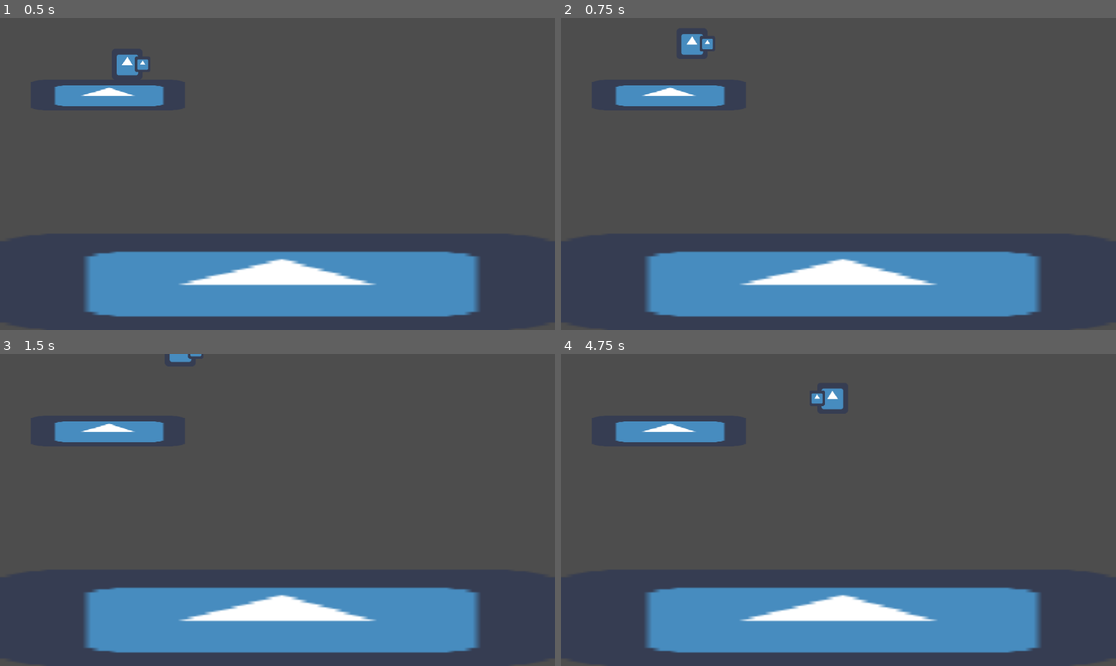
Above: before the commit, frames 1-4 (two rows, left to right).
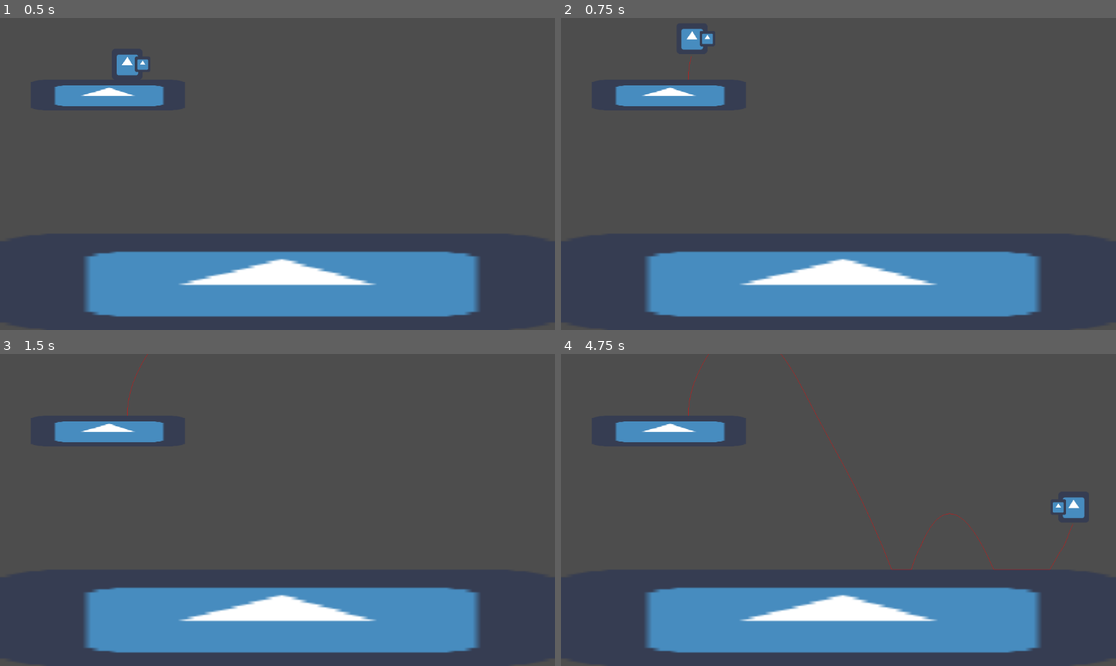
Above: after the commit, the same moments.

Repository: Gatlink/GodotPlugin
Game: Godot game, scene res://Platformer2DController/platformer2D_controller_test.tscn
Same seed, same stepped clock (60 frames per second), same inputs: the game is played once before the commit and once after it. The project has no main scene, so this scene is started directly. The engine's default icon, where the game draws it, is replaced by a stand-in: a white triangle on a blue panel in a dark square.
Inputs:
- Up to frame 1 (0.5 s): no input
- Up to frame 2 (0.75 s): tap Enter (ui_accept) at 0.5 s; hold D (right) from 0.53 s (still down); hold Space (jump) from 0.53 s (still down)
- Up to frame 3 (1.5 s): keep holding D (right); release Space (jump) at 1.28 s; tap Space (jump) at 1.35 s
- Up to frame 4 (4.75 s): tap Space (jump) at 1.52, 1.82, 2.85, 3.02, 3.32, 4.35, 4.52 s; release D (right) at 2.03 s; hold A (left) 2.03-2.78 s; hold Space (jump) 2.03-2.78 s; hold D (right) 2.78-4.28 s; hold Space (jump) 3.53-4.28 s; hold A (left) from 4.28 s (still down)

Frame 1 is identical in both runs. In frame 2, 0.3% of the frame differs, in the area x 21-28%, y 3-20%; in frame 3, 0.1%; in frame 4, 0.9%, in the area x 22-95%, y 0-70%.

Commit message:
Debug player trajectory, better max speed while moving, better jump

Diff:
--- a/Platformer2DController/States/jump.gd
+++ b/Platformer2DController/States/jump.gd
@@ -2,8 +2,8 @@
 extends PlayerMove
 
 
-## Jumping speed, in pixel / s
-@export var jumping_speed: float = -512.0
+## Maximum height of the jump, in pixels
+@export var max_height: float = 128.0
 
 ## Minimum time spent jumping, in seconds
 @export var min_time: float = 0
@@ -25,7 +25,7 @@
 	super(delta)
 
 	timer += delta
-	player.velocity.y = jumping_speed
+	player.velocity.y = -max_height / max_time
 
 	if not timer < min_time and (not Input.is_action_pressed("jump") or timer >= max_time):
 		transition_to("Air")
--- a/Platformer2DController/States/move.gd
+++ b/Platformer2DController/States/move.gd
@@ -29,7 +29,11 @@
 			player.velocity.x *= -1
 		else:
 			player.velocity.x += h_dir * max_speed / acceleration * delta * (turn_factor if is_turning else 1.0)
-		player.velocity.x = clamp(player.velocity.x, -max_speed, max_speed)
+
+		# player.velocity.x = clamp(player.velocity.x, -max_speed, max_speed)
+		if abs(player.velocity.x) > max_speed:
+			player.velocity.x += -sign(player.velocity.x) * max_speed / deceleration * delta
+
 		player.dir = h_dir
 	# DECELERATION
 	elif player.velocity.x != 0:
--- a/Platformer2DController/platformer2D_controller_test.tscn
+++ b/Platformer2DController/platformer2D_controller_test.tscn
@@ -1,9 +1,15 @@
-[gd_scene load_steps=5 format=3 uid="uid://bepaukshh34ie"]
+[gd_scene load_steps=7 format=3 uid="uid://bepaukshh34ie"]
 
 [ext_resource type="Texture2D" uid="uid://c15xc0y0jqe52" path="res://icon.png" id="1_egq0c"]
 [ext_resource type="PackedScene" uid="uid://0tb8eo1dqu7v" path="res://Platformer2DController/player.tscn" id="1_nqqge"]
 
 [sub_resource type="WorldBoundaryShape2D" id="WorldBoundaryShape2D_accyj"]
+
+[sub_resource type="WorldBoundaryShape2D" id="WorldBoundaryShape2D_ua7r3"]
+normal = Vector2(1, 0)
+
+[sub_resource type="WorldBoundaryShape2D" id="WorldBoundaryShape2D_rpdsc"]
+normal = Vector2(-1, 0)
 
 [sub_resource type="RectangleShape2D" id="RectangleShape2D_ubvwr"]
 size = Vector2(320, 64)
@@ -14,7 +20,16 @@
 position = Vector2(0, 448)
 
 [node name="CollisionShape2D" type="CollisionShape2D" parent="Ground"]
+position = Vector2(576, 0)
 shape = SubResource("WorldBoundaryShape2D_accyj")
+
+[node name="CollisionShape2D2" type="CollisionShape2D" parent="Ground"]
+position = Vector2(0, -192)
+shape = SubResource("WorldBoundaryShape2D_ua7r3")
+
+[node name="CollisionShape2D3" type="CollisionShape2D" parent="Ground"]
+position = Vector2(1152, -192)
+shape = SubResource("WorldBoundaryShape2D_rpdsc")
 
 [node name="Sprite2D" type="Sprite2D" parent="Ground"]
 position = Vector2(576, 100)
@@ -35,3 +50,4 @@
 
 [node name="Player" parent="." instance=ExtResource("1_nqqge")]
 position = Vector2(264, 128)
+debug_draw = true
--- a/Platformer2DController/player.gd
+++ b/Platformer2DController/player.gd
@@ -2,7 +2,16 @@
 extends CharacterBody2D
 
 
+const POSITION_BUFFER_COUNT: int = 1024
+
+
+@export var debug_draw: bool
+
+
 @onready var graph: Node2D = $Graph
+
+
+var position_buffer: Array[Vector2] = []
 
 
 var dir: float:
@@ -16,5 +25,23 @@
 		return graph.scale.x
 
 
+func _ready() -> void:
+	position_buffer.append(global_position)
+
+
+func _process(_delta: float) -> void:
+	queue_redraw()
+
+
 func _physics_process(_delta: float) -> void:
 	move_and_slide()
+
+	position_buffer.append(global_position)
+
+	if position_buffer.size() >= POSITION_BUFFER_COUNT:
+		position_buffer.remove_at(0)
+
+
+func _draw() -> void:
+	for i in range(0, position_buffer.size() - 2):
+		draw_line(position_buffer[i] - global_position, position_buffer[i + 1] - global_position, Color.FIREBRICK)
--- a/Platformer2DController/player.tscn
+++ b/Platformer2DController/player.tscn
@@ -24,12 +24,11 @@
 [node name="Air" type="Node" parent="StateMachine"]
 script = ExtResource("4_560se")
 gravity = 0.5
-max_speed = 128.0
+max_speed = 64.0
 acceleration = 0.5
 
 [node name="Jump" type="Node" parent="StateMachine"]
 script = ExtResource("5_078gm")
-jumping_speed = -256.0
 max_time = 0.4
 acceleration = 0.5
 metadata/_custom_type_script = "uid://clijydx75l82s"
